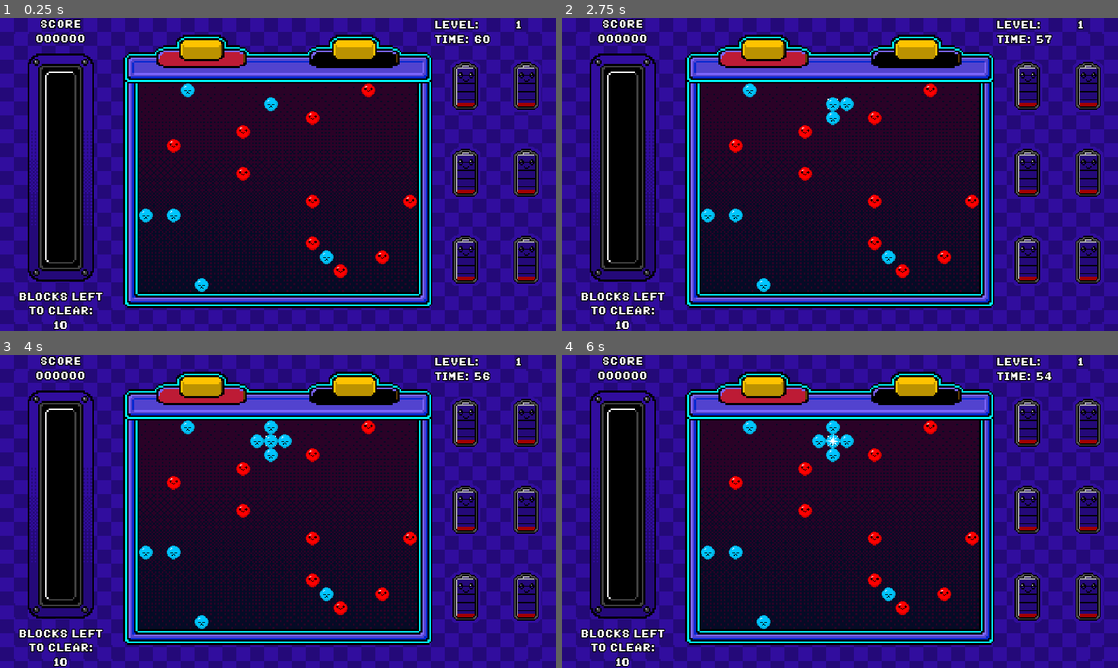
Above: before the commit, frames 1-4 (two rows, left to right).
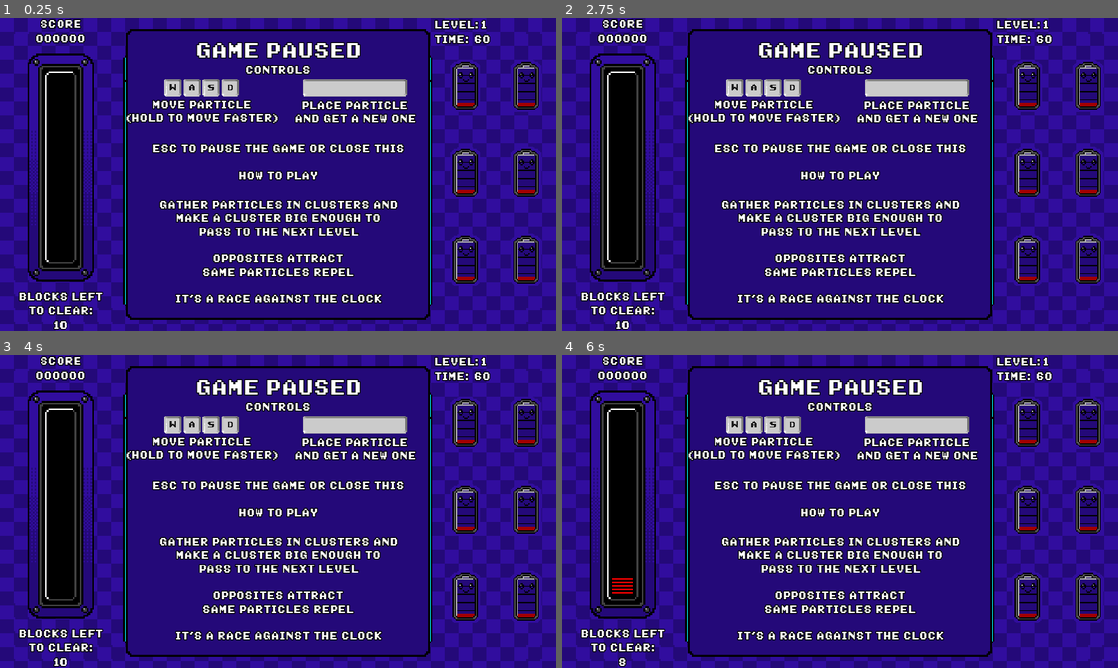
Above: after the commit, the same moments.

Repository: fmorenodev/GoGodotJamPuzzle
Game: Godot game, scene res://Main.tscn
Same seed, same stepped clock (60 frames per second), same inputs: the game is played once before the commit and once after it.
Inputs:
- Up to frame 1 (0.25 s): no input
- Up to frame 2 (2.75 s): tap Enter (ui_accept) at 0.5, 1.35, 1.52, 1.82 s; hold Right (ui_right) 0.53-1.28 s; hold Enter (ui_accept) 0.53-1.28 s; hold Down (ui_down) 1.28-2.03 s; hold Right (ui_right) from 2.03 s (still down); hold Enter (ui_accept) from 2.03 s (still down)
- Up to frame 3 (4 s): release Right (ui_right) at 2.78 s; release Enter (ui_accept) at 2.78 s; hold Up (ui_up) 2.78-3.53 s; tap Enter (ui_accept) at 2.85, 3.02, 3.32 s; hold Left (ui_left) from 3.53 s (still down); hold Enter (ui_accept) from 3.53 s (still down)
- Up to frame 4 (6 s): release Enter (ui_accept) at 4.28 s; tap Enter (ui_accept) at 4.35, 4.52, 4.82, 5.85 s; release Left (ui_left) at 5.03 s; hold Down (ui_down) 5.03-5.78 s; hold Enter (ui_accept) 5.03-5.78 s; hold Right (ui_right) from 5.78 s (still down)

The runs differ from the first frame. In frame 1, 48% of the frame differs, in the area x 22-94%, y 0-97%; in frame 2, 48%; in frame 3, 48%; in frame 4, 49%, in the area x 9-94%, y 0-100%.

Commit message:
fix: things

Diff:
--- a/Global.gd
+++ b/Global.gd
@@ -13,6 +13,7 @@
 signal play_sound(sfx)
 
 # game params
+var tutorial: bool = true
 var block_size: int = 32
 var rows: int = 15
 var columns: int = 20
@@ -47,4 +48,5 @@
 	level = 1
 	paused = false
 	emit_signal("restart_timer", levels[level]["time"])
+	starting_position = Vector2((columns - 1) / 2 * block_size, block_size)
 	var _err = get_tree().reload_current_scene()
--- a/Main.gd
+++ b/Main.gd
@@ -15,6 +15,10 @@
 	gl.emit_signal("set_battery_max_value", gl.levels[gl.level - 1]["size"])
 	randomize()
 	new_level()
+	if gl.tutorial:
+		$PopupPanel.show()
+		gl.emit_signal("play_timer", false)
+		gl.paused = true
 
 func new_level() -> void:
 	for p in gl.particles[gl.level - 1]["pos"]:
@@ -32,6 +36,8 @@
 func spawn_block() -> void:
 	current_shape = Single_Shape.instance()
 	$PuzzleScreen/Exterior/ShapeZone.add_child(current_shape)
+	if gl.passive_positions.has(gl.starting_position):
+		gl.starting_position = get_random_pos()
 	current_shape.position = gl.starting_position
 	current_shape.get_child(0).sprite.frame = 3
 	yield(get_tree().create_timer(0.20), "timeout")
@@ -47,7 +53,7 @@
 	gl.passive_positions.append(new_shape.position)
 
 func _on_level_completed() -> void:
-	gl.add_points(1000 + round(int($RightPanel/SideScreen/TimePanel/RichTextLabel.bbcode_text)) * 20)
+	gl.add_points(1000 * gl.level + round(int($RightPanel/SideScreen/TimePanel/RichTextLabel.bbcode_text)) * 20)
 	get_tree().get_root().set_disable_input(true)
 	$ClearPopup.show()
 	gl.emit_signal("play_sound", gl.SFX.CLEAR)
--- a/Main.tscn
+++ b/Main.tscn
@@ -20,22 +20,21 @@
 [ext_resource path="res://assets/SMW Text NC.ttf" type="DynamicFontData" id=21]
 [ext_resource path="res://assets/screen/checker_bg_full.png" type="Texture" id=22]
 
-[sub_resource type="DynamicFontData" id=1]
-font_path = "res://assets/Extrude.ttf"
+[sub_resource type="DynamicFont" id=1]
+size = 48
+outline_size = 2
+outline_color = Color( 0, 0, 0, 1 )
+use_mipmaps = true
+font_data = ExtResource( 21 )
 
 [sub_resource type="DynamicFont" id=2]
-size = 48
-use_mipmaps = true
-font_data = SubResource( 1 )
-
-[sub_resource type="DynamicFont" id=3]
 size = 48
 outline_size = 4
 outline_color = Color( 0, 0, 0, 1 )
 use_mipmaps = true
 font_data = ExtResource( 21 )
 
-[sub_resource type="DynamicFont" id=4]
+[sub_resource type="DynamicFont" id=3]
 size = 48
 outline_size = 4
 outline_color = Color( 0, 0, 0, 1 )
@@ -322,14 +321,15 @@
 stretch_mode = 1
 
 [node name="PopupPanel" type="Popup" parent="."]
+visible = true
 anchor_left = 0.5
 anchor_top = 0.5
 anchor_right = 0.5
 anchor_bottom = 0.5
-margin_left = -345.0
-margin_top = -293.5
-margin_right = 345.0
-margin_bottom = 293.5
+margin_left = -351.0
+margin_top = -336.0
+margin_right = 351.0
+margin_bottom = 336.0
 rect_min_size = Vector2( 650, 460 )
 theme = ExtResource( 6 )
 __meta__ = {
@@ -363,9 +363,9 @@
 }
 
 [node name="Title" type="Label" parent="PopupPanel/VBoxContainer"]
-margin_right = 690.0
-margin_bottom = 48.0
-custom_fonts/font = SubResource( 2 )
+margin_right = 702.0
+margin_bottom = 58.0
+custom_fonts/font = SubResource( 1 )
 text = "GAME PAUSED"
 align = 1
 valign = 1
@@ -374,9 +374,9 @@
 }
 
 [node name="Controls" type="Label" parent="PopupPanel/VBoxContainer"]
-margin_top = 52.0
-margin_right = 690.0
-margin_bottom = 81.0
+margin_top = 62.0
+margin_right = 702.0
+margin_bottom = 91.0
 text = "CONTROLS"
 align = 1
 valign = 1
@@ -385,29 +385,28 @@
 }
 
 [node name="HboxContainer" type="HBoxContainer" parent="PopupPanel/VBoxContainer"]
-margin_top = 85.0
-margin_right = 690.0
-margin_bottom = 211.0
+margin_top = 95.0
+margin_right = 702.0
+margin_bottom = 200.0
 size_flags_horizontal = 3
 size_flags_vertical = 3
 alignment = 1
 
 [node name="VBoxContainer" type="VBoxContainer" parent="PopupPanel/VBoxContainer/HboxContainer"]
-margin_right = 343.0
-margin_bottom = 126.0
+margin_right = 349.0
+margin_bottom = 105.0
 rect_min_size = Vector2( 0, 100 )
 size_flags_horizontal = 3
 alignment = 1
 
 [node name="HBoxContainer" type="HBoxContainer" parent="PopupPanel/VBoxContainer/HboxContainer/VBoxContainer"]
-margin_top = 26.0
-margin_right = 343.0
-margin_bottom = 66.0
+margin_right = 349.0
+margin_bottom = 40.0
 alignment = 1
 
 [node name="TextureRect4" type="TextureRect" parent="PopupPanel/VBoxContainer/HboxContainer/VBoxContainer/HBoxContainer"]
-margin_left = 85.0
-margin_right = 125.0
+margin_left = 88.0
+margin_right = 128.0
 margin_bottom = 40.0
 texture = ExtResource( 12 )
 stretch_mode = 4
@@ -416,54 +415,55 @@
 }
 
 [node name="TextureRect" type="TextureRect" parent="PopupPanel/VBoxContainer/HboxContainer/VBoxContainer/HBoxContainer"]
-margin_left = 129.0
-margin_right = 169.0
+margin_left = 132.0
+margin_right = 172.0
 margin_bottom = 40.0
 texture = ExtResource( 11 )
 
 [node name="TextureRect2" type="TextureRect" parent="PopupPanel/VBoxContainer/HboxContainer/VBoxContainer/HBoxContainer"]
-margin_left = 173.0
-margin_right = 213.0
+margin_left = 176.0
+margin_right = 216.0
 margin_bottom = 40.0
 texture = ExtResource( 13 )
 
 [node name="TextureRect3" type="TextureRect" parent="PopupPanel/VBoxContainer/HboxContainer/VBoxContainer/HBoxContainer"]
-margin_left = 217.0
-margin_right = 257.0
+margin_left = 220.0
+margin_right = 260.0
 margin_bottom = 40.0
 texture = ExtResource( 10 )
 
 [node name="Label" type="Label" parent="PopupPanel/VBoxContainer/HboxContainer/VBoxContainer"]
-margin_top = 70.0
-margin_right = 343.0
-margin_bottom = 99.0
+margin_top = 44.0
+margin_right = 349.0
+margin_bottom = 105.0
 size_flags_horizontal = 3
 size_flags_vertical = 1
-text = "MOVE PARTICLE"
+text = "MOVE PARTICLE
+(HOLD TO MOVE FASTER)"
 align = 1
 
 [node name="VBoxContainer2" type="VBoxContainer" parent="PopupPanel/VBoxContainer/HboxContainer"]
-margin_left = 347.0
-margin_right = 690.0
-margin_bottom = 126.0
+margin_left = 353.0
+margin_right = 702.0
+margin_bottom = 105.0
 rect_min_size = Vector2( 0, 100 )
 size_flags_horizontal = 3
 alignment = 1
 
 [node name="TextureRect" type="TextureRect" parent="PopupPanel/VBoxContainer/HboxContainer/VBoxContainer2"]
-margin_left = 51.0
-margin_top = 26.0
-margin_right = 291.0
-margin_bottom = 66.0
+margin_left = 54.0
+margin_right = 294.0
+margin_bottom = 40.0
 size_flags_horizontal = 6
 texture = ExtResource( 9 )
 
 [node name="Label" type="Label" parent="PopupPanel/VBoxContainer/HboxContainer/VBoxContainer2"]
-margin_top = 70.0
-margin_right = 343.0
-margin_bottom = 99.0
+margin_top = 44.0
+margin_right = 349.0
+margin_bottom = 105.0
 size_flags_vertical = 1
-text = "PLACE PARTICLE"
+text = "PLACE PARTICLE
+AND GET A NEW ONE"
 align = 1
 valign = 2
 autowrap = true
@@ -472,14 +472,17 @@
 }
 
 [node name="VBoxContainer" type="VBoxContainer" parent="PopupPanel/VBoxContainer"]
-margin_top = 215.0
-margin_right = 690.0
-margin_bottom = 567.0
+margin_top = 204.0
+margin_right = 702.0
+margin_bottom = 652.0
 
 [node name="Title" type="Label" parent="PopupPanel/VBoxContainer/VBoxContainer"]
-margin_right = 690.0
-margin_bottom = 61.0
-text = "HOW TO PLAY
+margin_right = 702.0
+margin_bottom = 157.0
+text = "
+ESC TO PAUSE THE GAME OR CLOSE THIS
+
+HOW TO PLAY
 "
 align = 1
 valign = 1
@@ -488,9 +491,9 @@
 }
 
 [node name="VBoxContainer" type="VBoxContainer" parent="PopupPanel/VBoxContainer/VBoxContainer"]
-margin_top = 65.0
-margin_right = 690.0
-margin_bottom = 352.0
+margin_top = 161.0
+margin_right = 702.0
+margin_bottom = 448.0
 size_flags_vertical = 3
 alignment = 1
 __meta__ = {
@@ -498,7 +501,7 @@
 }
 
 [node name="Title" type="Label" parent="PopupPanel/VBoxContainer/VBoxContainer/VBoxContainer"]
-margin_right = 690.0
+margin_right = 702.0
 margin_bottom = 253.0
 theme = ExtResource( 6 )
 text = "GATHER PARTICLES IN CLUSTERS AND
@@ -514,7 +517,7 @@
 
 [node name="RichTextLabel" type="RichTextLabel" parent="PopupPanel/VBoxContainer/VBoxContainer/VBoxContainer"]
 margin_top = 257.0
-margin_right = 690.0
+margin_right = 702.0
 margin_bottom = 287.0
 theme = ExtResource( 6 )
 bbcode_enabled = true
@@ -522,10 +525,11 @@
 scroll_active = false
 
 [node name="ClearPopup" type="Popup" parent="."]
-margin_left = 472.347
-margin_top = 293.5
-margin_right = 472.347
-margin_bottom = 293.5
+visible = true
+margin_left = 455.866
+margin_top = 313.5
+margin_right = 455.866
+margin_bottom = 313.5
 theme = ExtResource( 6 )
 __meta__ = {
 "_edit_group_": true,
@@ -556,10 +560,11 @@
 }
 
 [node name="GameOverPopup" type="Popup" parent="."]
-margin_left = 510.433
-margin_top = 293.5
-margin_right = 510.433
-margin_bottom = 293.5
+visible = true
+margin_left = 492.453
+margin_top = 313.5
+margin_right = 492.453
+margin_bottom = 313.5
 theme = ExtResource( 6 )
 __meta__ = {
 "_edit_group_": true,
--- a/SoundManager.gd
+++ b/SoundManager.gd
@@ -19,15 +19,12 @@
 			sfx_player_1.stream = movement_sfx
 			sfx_player_1.play()
 		gl.SFX.JOIN:
-			sfx_player_2.volume_db = -15
 			sfx_player_2.stream = join_sfx
 			sfx_player_2.play()
 		gl.SFX.REPEL:
-			sfx_player_2.volume_db = -5
 			sfx_player_2.stream = repel_sfx
 			sfx_player_2.play()
 		gl.SFX.CLEAR:
-			sfx_player_2.volume_db = -5
 			sfx_player_2.stream = clear_sfx
 			sfx_player_2.play()
 		gl.SFX.GAME_OVER:
--- a/screen/RightPanel.gd
+++ b/screen/RightPanel.gd
@@ -13,12 +13,12 @@
 	_err = gl.connect("restart_timer", self, "restart_timer")
 	_err = timer.connect("timeout", self, "on_timer_timeout")
 	_err = gl.connect("play_timer", self, "play_timer")
-	$LevelPanel/RichTextLabel.bbcode_text = "[center]{0}[/center]".format([str(gl.level)])
+	$LevelPanel/RichTextLabel.bbcode_text = str(gl.level)
 	for child in $BatteriesContainer.get_children():
 		child.texture = battery_empty
 
 func add_level() -> void:
-	$LevelPanel/RichTextLabel.bbcode_text = "[center]{0}[/center]".format([str(gl.level)])
+	$LevelPanel/RichTextLabel.bbcode_text = str(gl.level)
 	$BatteriesContainer.get_children()[current_battery].texture = battery_full
 	current_battery += 1
 
Binary file added: Go Godot Jam Puzzle.png
Not shown, added: Go Godot Jam Puzzle.png.import
Not shown: 3 places in Main.tscn that only renumber resources
Not shown, added: export_presets.cfg
Not shown, added: Go Godot Jam Puzzle.html
Not shown, added: Go Godot Jam Puzzle.js
Not shown, added: Go Godot Jam Puzzle.pck
Not shown, added: Go Godot Jam Puzzle.wasm
Not shown, changed: assets/sounds/Particles_Join.ogg
Not shown, added: recharge.pck
